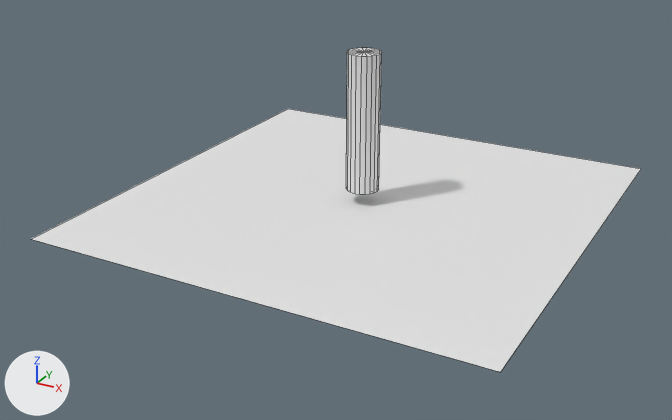
The OBJ model Data/Models/testScene.obj: old version first, new version second.
The view is the same before and after, from a camera (50 mm lens) standing at (5.68, -11.12, 5.53) and looking at (-0.1, -0.62, 0.27). The axes (+X, +Y, +Z) are drawn at lower left. The lights are the same throughout. Mesh edges are drawn as thin lines. Where no turn or scale is listed for an object, it has been applied to the vertices.

Before the edit, the objects in view are built like this:
```python
me_testscene = bpy.data.meshes.new('testScene')
me_testscene.from_pydata(...)  # 46 vertices, 61 faces; spans x -3.27..3.27, y -3.27..3.27, z 0.2..2.41
ob_testscene = bpy.data.objects.new('testScene', me_testscene)
ob_testscene.location = (0.0, 0.0, 0.0)
```
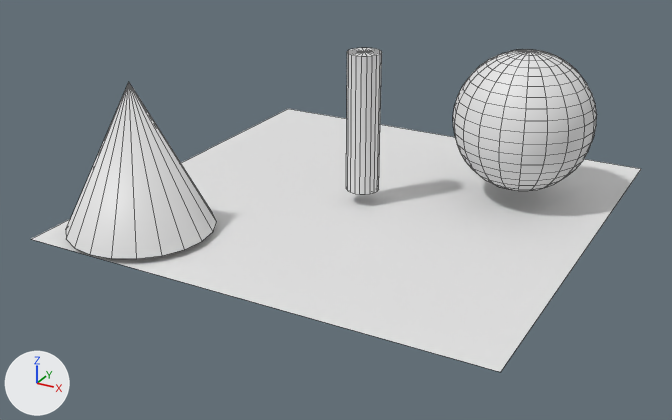
Where the change shows, as pixel boxes (x1, y1, x2, y2) in the pictures (672 x 420 px):
part 1 of me_testscene, added: after (453, 49, 597, 191)
part 2 of me_testscene, added: after (66, 82, 216, 259)

The change, as a diff of the scene's bpy script:
```diff
--- a/Data/Models/testScene.obj.py
+++ b/Data/Models/testScene.obj.py
@@ me_testscene @@
 me_testscene.from_pydata(...)  # 46 vertices, 61 faces; spans x -3.27..3.27, y -3.27..3.27, z 0.2..2.41
 # used by ob_testscene; location = (0.0, 0.0, 0.0)
+# me_testscene part 1: a new loose piece, a UV sphere (20 segments, 20 rings, poles along z) spanning x 0.92..2.92, y 0.24..2.24, z 0.37..2.37
+# me_testscene part 2: a new loose piece, a 20-sided cone pointing to +z spanning x -3.13..-1.13, y -3.36..-1.36, z 0.28..2.28
```
